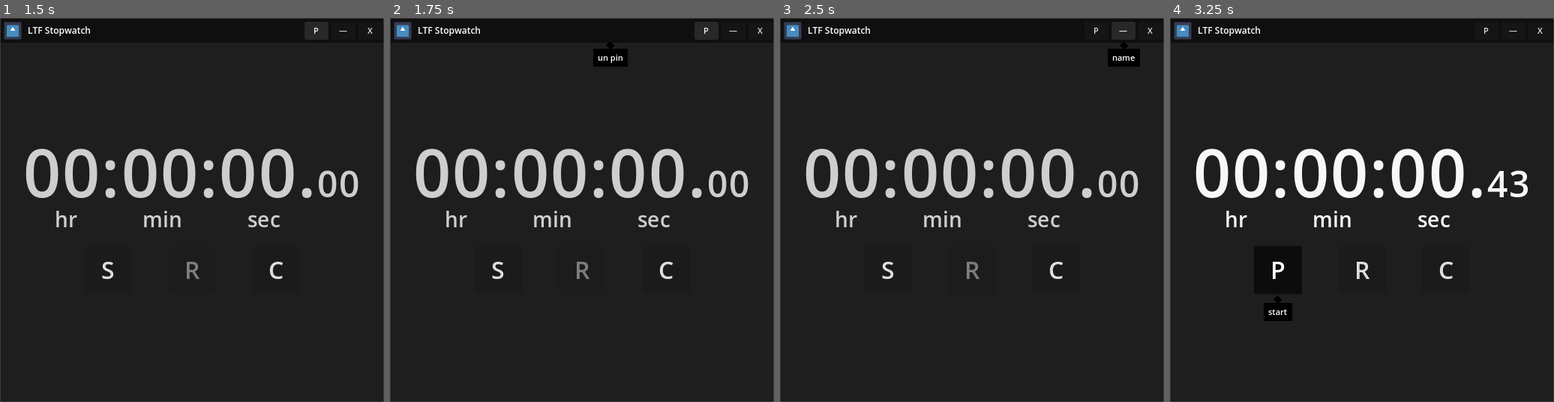
Above: before the commit, frames 1-4 (left to right).
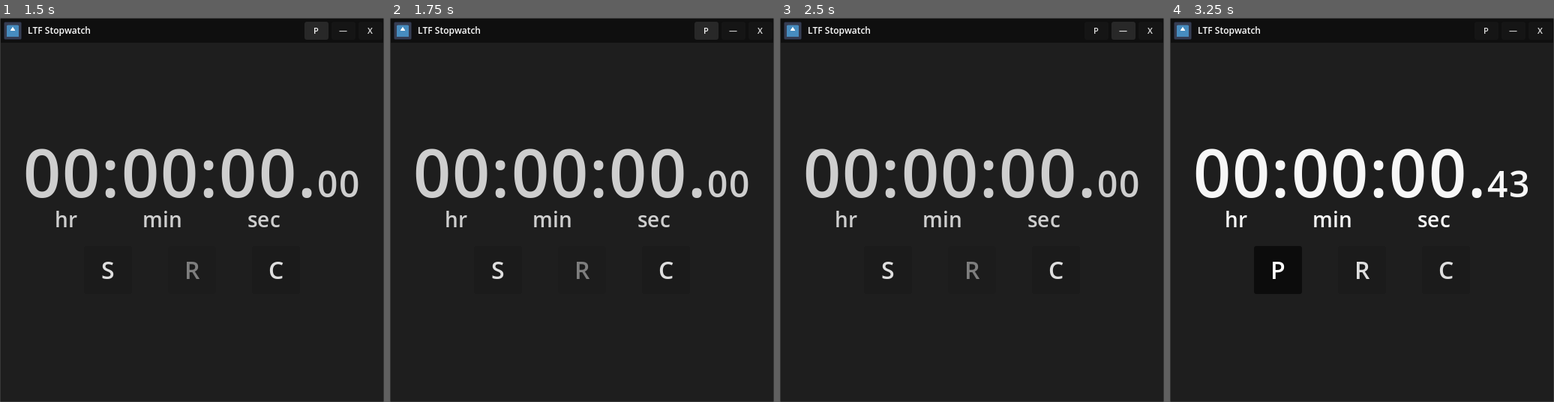
Above: after the commit, the same moments.

Repository: LiteFeather1/ltf-stopwatch
Game: Godot game, scene res://main.tscn
The game is run twice, just before and just after one commit, with the same random seed, the same clock (stepped at 60 frames per second) and the same inputs. The engine's default icon, where the game draws it, is replaced by a stand-in: a white triangle on a blue panel in a dark square.
Inputs:
- Up to frame 1 (1.5 s): click "P" at 0.5 s; click "nP" at 1.25 s
- Up to frame 2 (1.75 s): no input
- Up to frame 3 (2.5 s): click "—" at 2 s
- Up to frame 4 (3.25 s): click "S" at 2.75 s

Frame 1 is identical in both runs. In frame 2, 0.4% of the frame differs, in the area x 52-62%, y 6-13%; in frame 3, 0.4%; in frame 4, 0.4%.

Commit message:
Pop up delay increased. Buttons now when pressed hide the pop up

Diff:
--- a/scenes/button_pop_up.gd
+++ b/scenes/button_pop_up.gd
@@ -13,6 +13,11 @@
 	mouse_exited.connect(hide_pop_up)
 
 
+func _pressed() -> void:
+	mouse_exited.emit()
+	if not disabled:
+		mouse_entered.emit()
+
 func show_pop_up() -> void:
 	if not disabled:
 		AL_PopUp.pop_up(self, _pop_up_name)
--- a/scenes/chrome.gd
+++ b/scenes/chrome.gd
@@ -51,7 +51,7 @@
 func _toggle_always_on_top(pinning: bool) -> void:
 	if pinning:
 		b_pin.text = "nP"
-		b_pin.set_pop_up_name("un pin")
+		b_pin.set_pop_up_name("unpin")
 
 		previous_window_position = window.position
 
--- a/scenes/pop_up.tscn
+++ b/scenes/pop_up.tscn
@@ -51,5 +51,5 @@
 color = Color(0, 0, 0, 1)
 
 [node name="delay_to_appear" type="Timer" parent="."]
-wait_time = 0.33
+wait_time = 0.5
 one_shot = true
